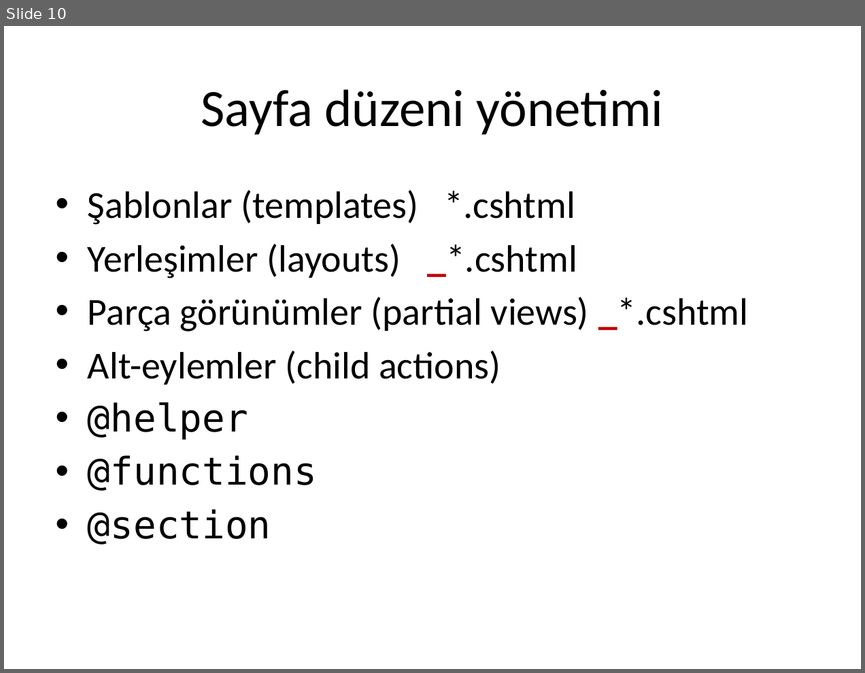
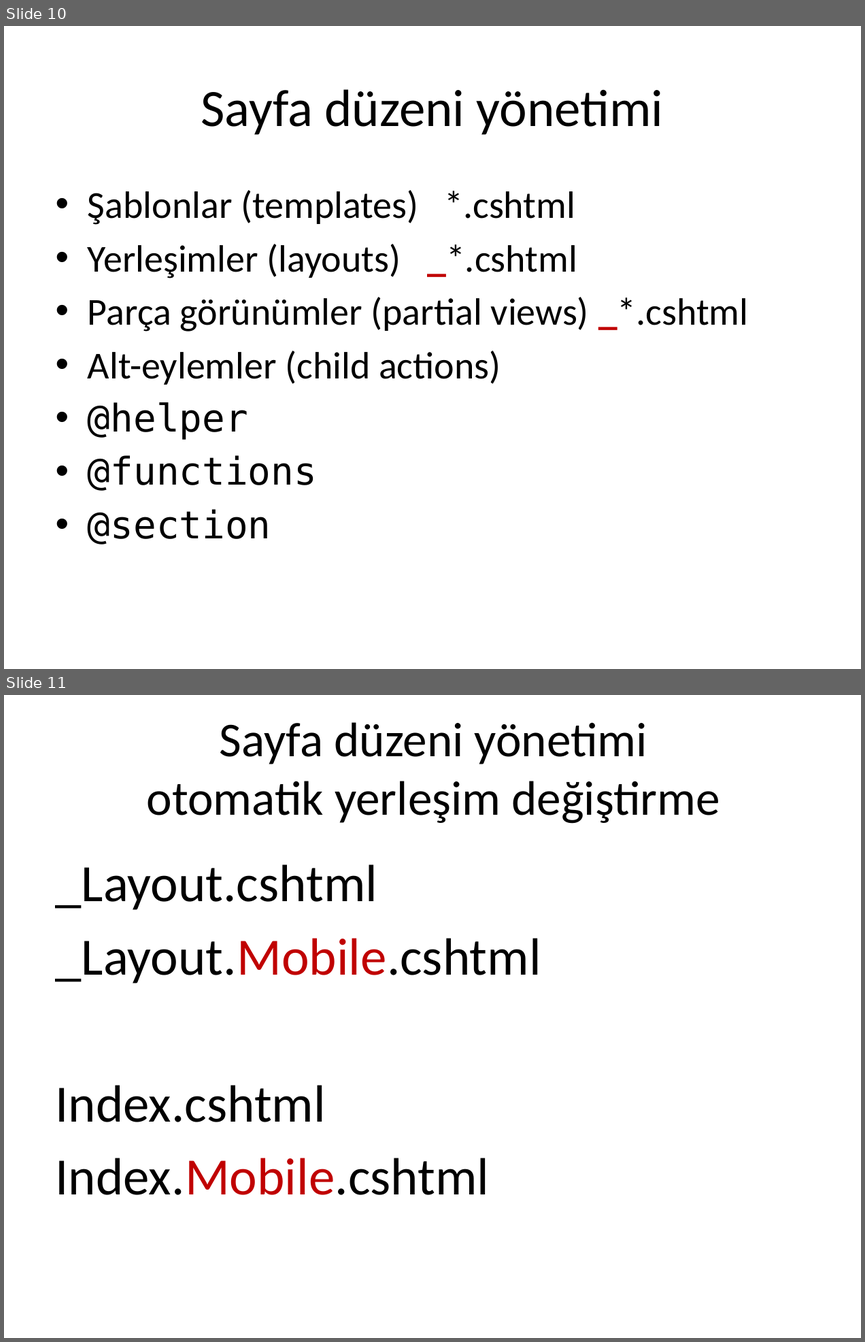
Before and after one commit to cemmerven/attrac, a slide deck: AttendanceTracker/Html doküman yapısı.pptx. Shown one above the other, each under a label of ours: slide 10 before the commit, slides 10 and 11 after it. The pictures are 865x673 and 865x1342 pixels, drawn with LibreOffice and Linux fonts; fonts in the diff are those of the drawing. Boxes give left, top, right and bottom in pixels: in the first picture for what was removed or moved away, otherwise in the second. Text is boxed around its words. In the diff, an @@ line names an element or a change of style, - is before the commit and + after.

```diff
--- a/AttendanceTracker/Html doküman yapısı.pptx
+++ b/AttendanceTracker/Html doküman yapısı.pptx
@@ slide 11 added at (4, 695, 861, 1338), background #FFFFFF @@
@@ text added at (147, 722, 720, 824), 40.7 pt, text #000000 @@
+Sayfa düzeni yönetimi
+otomatik yerleşim değiştirme
@@ text added at (56, 864, 541, 1195), 44 pt, text #000000 @@
+_Layout.cshtml
+_Layout.Mobile.cshtml
+Index.cshtml
+Index.Mobile.cshtml
```
Also in this commit, not shown: 1 other slide added, 4 other files.
